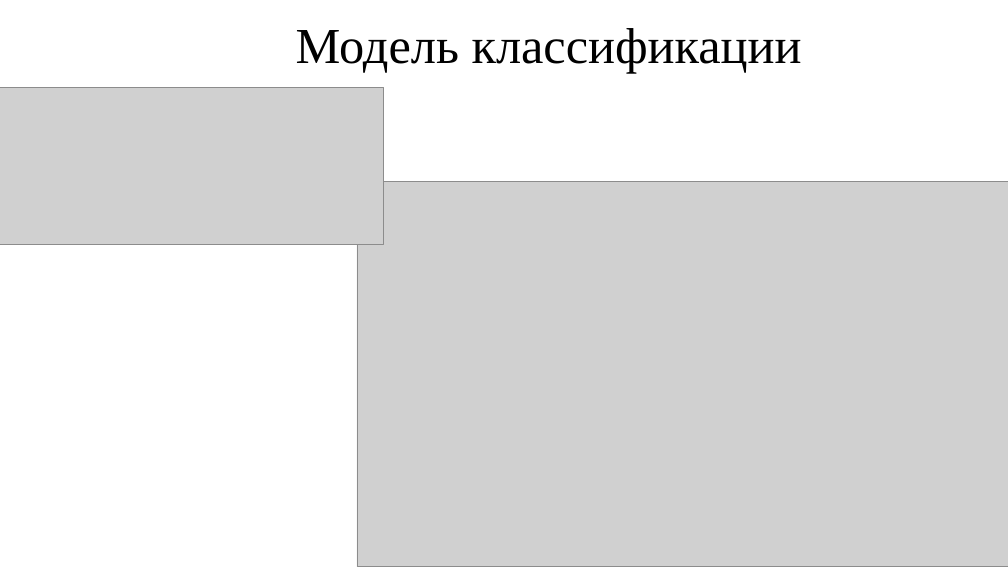
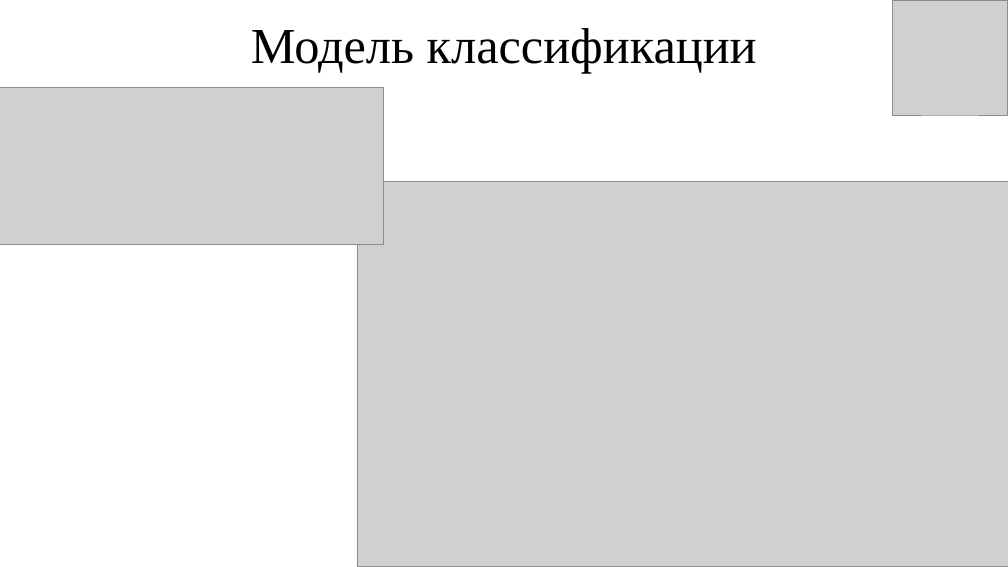
Before and after one commit to Kirill010/RTU-MIREA, a slide deck: slide 9 of 4 курс/Прогнозно-аналитические системы/Курсовая работа/Курсовая_работа_КимКС.pptx. Drawn at 1008x567 pixels with LibreOffice and Linux fonts; fonts in the diff are those of the drawing; grey boxes stand for pictures. Boxes give left, top, right and bottom in pixels: in the first picture for what was removed or moved away, otherwise in the second. Text is boxed around its words. In the diff, an @@ line names an element or a change of style, - is before the commit and + after.

```diff
--- a/4 курс/Прогнозно-аналитические системы/Курсовая работа/Курсовая_работа_КимКС.pptx
+++ b/4 курс/Прогнозно-аналитические системы/Курсовая работа/Курсовая_работа_КимКС.pptx
@@ title "Модель классификации": place and size @@
-title "Модель классификации" at bbox=[296, 28, 802, 74]
+title "Модель классификации" at bbox=[251, 28, 757, 74]
@@ picture added at bbox=[893, 0, 1008, 115] @@
```
Also in this commit, not shown: 9 other slides changed, 1 other file.
